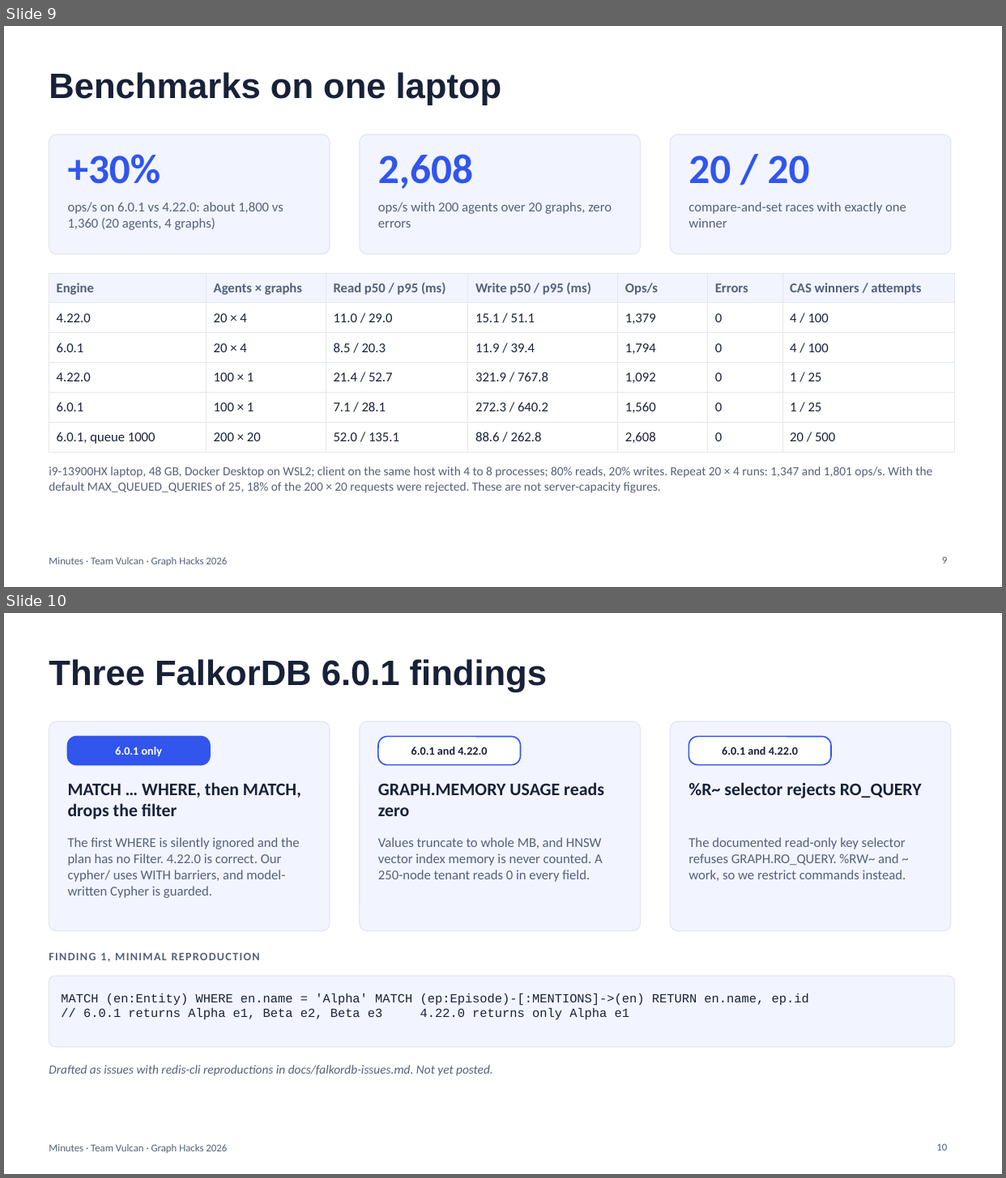
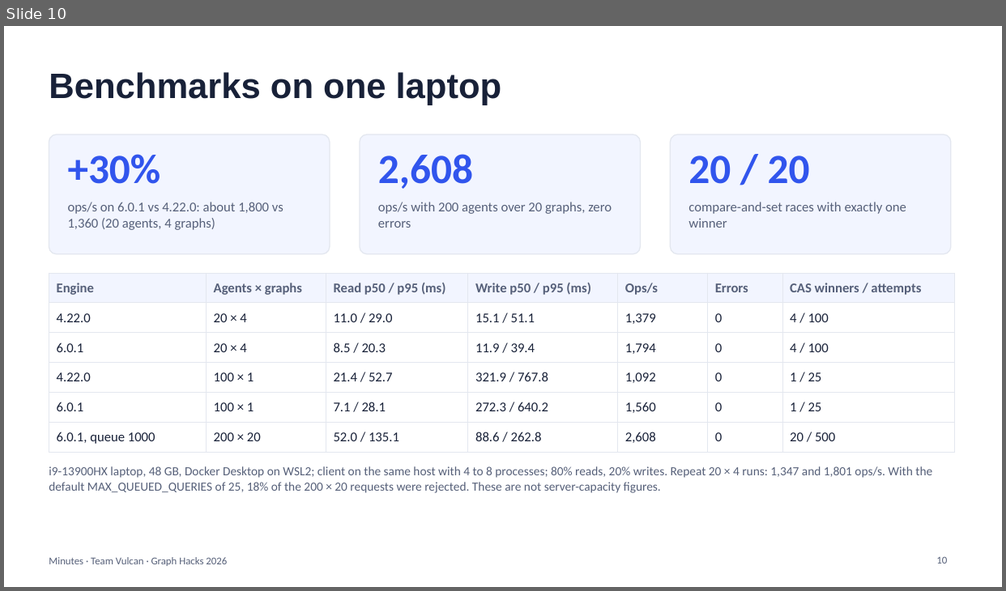
Before and after one commit to PDGamerSG/minutes-falkordb, a slide deck: docs/pitch/minutes-pitch.pptx. Shown one above the other, each under a label of ours: slides 9 and 10 before the commit, slide 10 after it. The pictures are 1006x1178 and 1006x591 pixels, drawn with LibreOffice and Linux fonts; fonts in the diff are those of the drawing. Boxes give left, top, right and bottom in pixels: in the first picture for what was removed or moved away, otherwise in the second. Text is boxed around its words. In the diff, an @@ line names an element or a change of style, - is before the commit and + after.

```diff
--- a/docs/pitch/minutes-pitch.pptx
+++ b/docs/pitch/minutes-pitch.pptx
@@ slide 10 removed at (4, 613, 1002, 1174), background #FFFFFF; not listed: 1 template element that a slide beside it also shows @@
@@ title removed at (49, 659, 547, 692) @@
-Three FalkorDB 6.0.1 findings
@@ rounded rectangle removed at (49, 722, 330, 931) @@
@@ rounded rectangle removed at (360, 722, 641, 931) @@
@@ rounded rectangle removed at (671, 722, 951, 931) @@
@@ rounded rectangle removed at (68, 736, 210, 765) @@
-6.0.1 only
@@ rounded rectangle removed at (378, 736, 521, 765) @@
-6.0.1 and 4.22.0
@@ rounded rectangle removed at (689, 736, 831, 765) @@
-6.0.1 and 4.22.0
@@ text removed at (68, 782, 301, 820) @@
-MATCH … WHERE, then MATCH, drops the filter
@@ text removed at (378, 782, 604, 816) @@
-GRAPH.MEMORY USAGE reads zero
@@ text removed at (688, 782, 922, 798) @@
-%R~ selector rejects RO_QUERY
@@ text removed at (68, 837, 300, 898) @@
-The first WHERE is silently ignored and the plan has no Filter. 4.22.0 is correct. Our cypher/ uses WITH barriers, and model-written Cypher is guarded.
@@ text removed at (378, 837, 603, 882) @@
-Values truncate to whole MB, and HNSW vector index memory is never counted. A 250-node tenant reads 0 in every field.
@@ text removed at (688, 837, 906, 881) @@
-The documented read-only key selector refuses GRAPH.RO_QUERY. %RW~ and ~ work, so we restrict commands instead.
@@ text removed at (49, 952, 260, 962) @@
-FINDING 1, MINIMAL REPRODUCTION
@@ rounded rectangle removed at (49, 976, 955, 1047) @@
-MATCH (en:Entity) WHERE en.name = 'Alpha' MATCH (ep:Episode)-[:MENTIONS]->(en) RETURN en.name, ep.id
-// 6.0.1 returns Alpha e1, Beta e2, Beta e3 4.22.0 returns only Alpha e1
@@ text removed at (49, 1065, 493, 1076) @@
-Drafted as issues with redis-cli reproductions in docs/falkordb-issues.md. Not yet posted.
@@ page number removed at (936, 1144, 947, 1151) @@
-10
@@ what was slide 9 is now slide 10 @@
@@ page number at (936, 557, 947, 564): text changed @@
-9
+10
```
Also in this commit, not shown: 7 slides changed, 4 slides added, 3 other slides removed, 3 other files.
